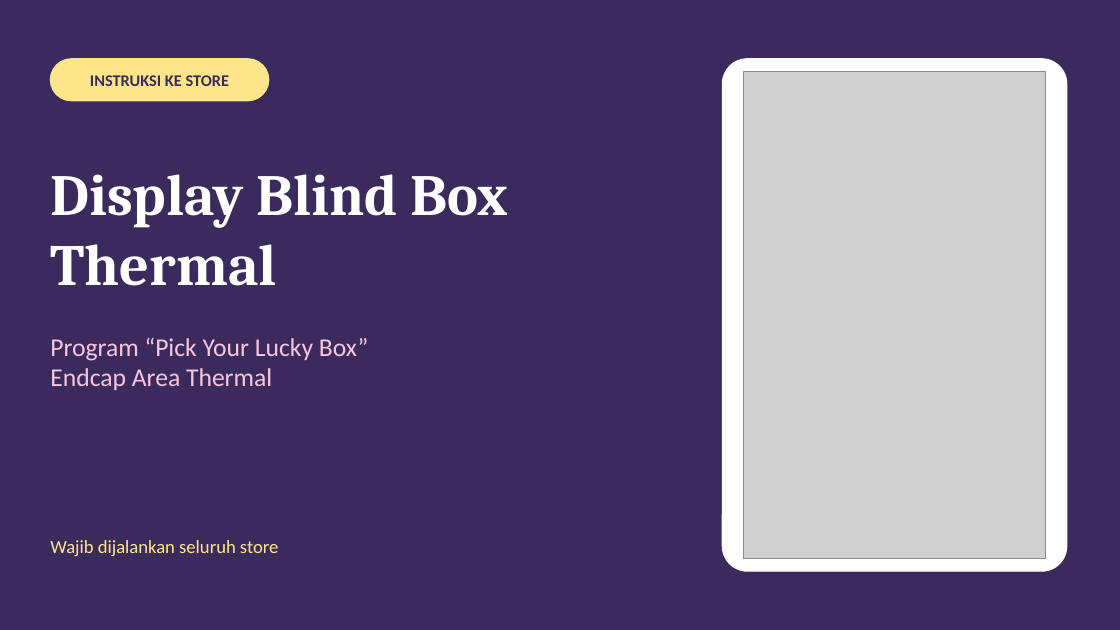
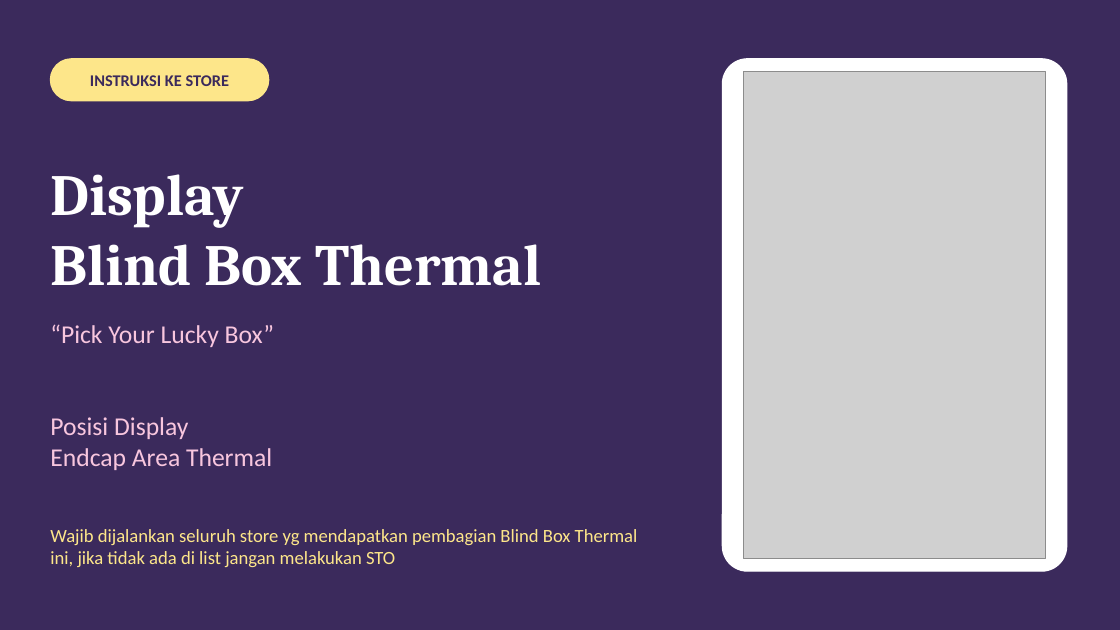
Before and after one commit to eriehermawan-hci/Testing-Erie, a slide deck: slide 1 of Instruksi_Display_Blind_Box_Thermal.pptx. Drawn at 1120x630 pixels with LibreOffice and Linux fonts; fonts in the diff are those of the drawing; grey boxes stand for pictures. Boxes give left, top, right and bottom in pixels: in the first picture for what was removed or moved away, otherwise in the second. Text is boxed around its words. In the diff, an @@ line names an element or a change of style, - is before the commit and + after.

```diff
--- a/Instruksi_Display_Blind_Box_Thermal.pptx
+++ b/Instruksi_Display_Blind_Box_Thermal.pptx
@@ text at (50,174,541,286): text changed @@
-Display Blind Box Thermal
+Display
+Blind Box Thermal
@@ text at (50,324,274,439): text changed @@
-Program “Pick Your Lucky Box”
+“Pick Your Lucky Box”
+Posisi Display
@@ text at (50,529,638,567): text changed @@
-Wajib dijalankan seluruh store
+Wajib dijalankan seluruh store yg mendapatkan pembagian Blind Box Thermal ini, jika tidak ada di list jangan melakukan STO
```
Also in this commit, not shown: 5 other slides changed, 1 slide added.
